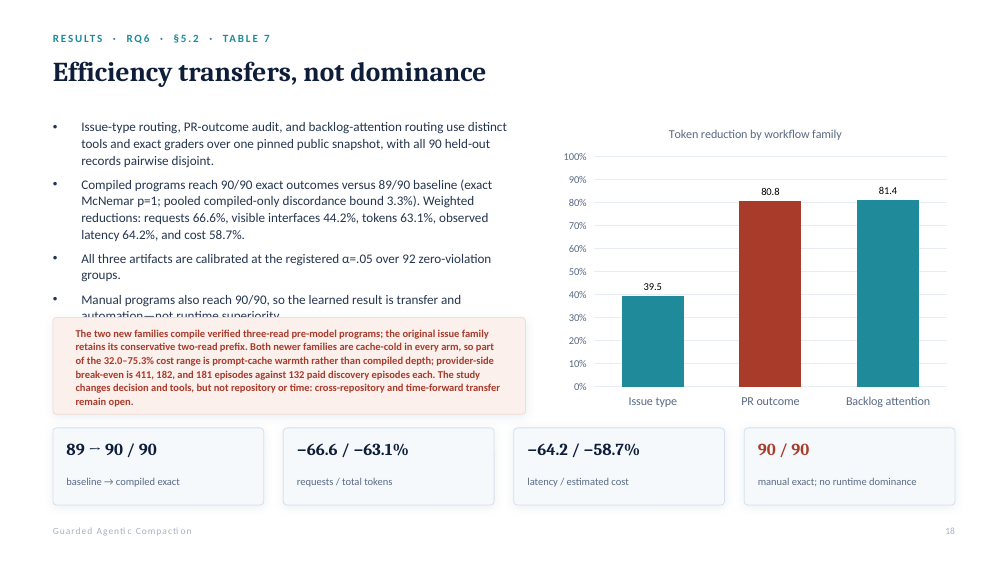
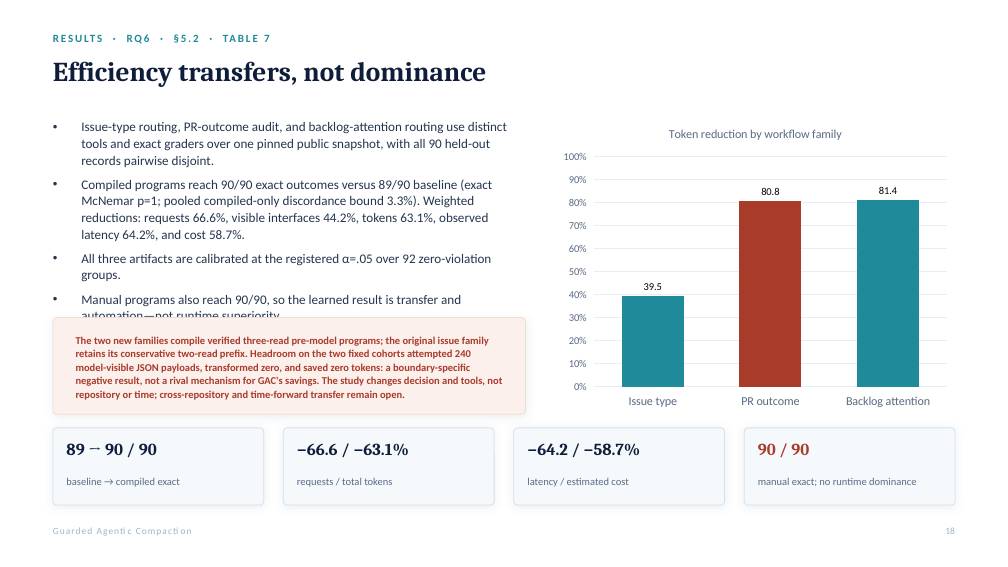
Before and after one commit to rrahimi-uci/guarded-agentic-compaction, a slide deck: slide 18 of paper/slides/compiling-recurrent-agent-workflows-into-guarded-programs-detailed.pptx. Drawn at 1008x567 pixels with LibreOffice and Linux fonts; fonts in the diff are those of the drawing. Boxes give left, top, right and bottom in pixels: in the first picture for what was removed or moved away, otherwise in the second. Text is boxed around its words. In the diff, an @@ line names an element or a change of style, - is before the commit and + after.

Commit message:
docs: publish Headroom ablation in article and slides

```diff
--- a/paper/slides/compiling-recurrent-agent-workflows-into-guarded-programs-detailed.pptx
+++ b/paper/slides/compiling-recurrent-agent-workflows-into-guarded-programs-detailed.pptx
@@ text at [76, 336, 502, 400]: text changed @@
-The two new families compile verified three-read pre-model programs; the original issue family retains its conservative two-read prefix. Both newer families are cache-cold in every arm, so part of the 32.0–75.3% cost range is prompt-cache warmth rather than compiled depth; provider-side break-even is 411, 182, and 181 episodes against 132 paid discovery episodes each. The study changes decision and tools, but not repository or time: cross-repository and time-forward transfer remain open.
+The two new families compile verified three-read pre-model programs; the original issue family retains its conservative two-read prefix. Headroom on the two fixed cohorts attempted 240 model-visible JSON payloads, transformed zero, and saved zero tokens: a boundary-specific negative result, not a rival mechanism for GAC's savings. The study changes decision and tools, not repository or time; cross-repository and time-forward transfer remain open.
```
Also in this commit, not shown: 11 other files.
